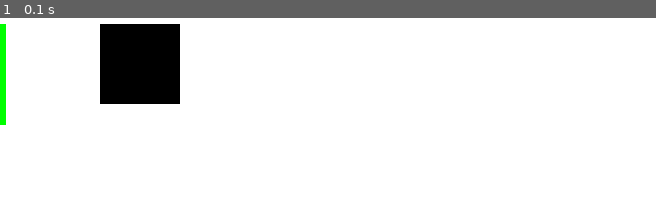
Above: before the commit, frame 1.
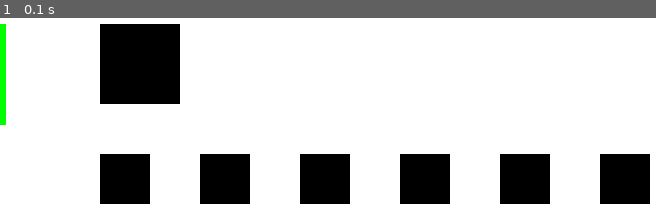
Above: after the commit, the same moment.

Repository: nattdev/overview-pygame
Game: pygame game, started from main.py
Two runs of this game, one before a commit and one after it. Both use one fixed random seed, a clock stepped at 60 frames per second and the inputs below.
Inputs:
- Up to frame 1 (0.1 s): no input

The runs differ from the first frame. In frame 1, 12% of the frame differs, in the area x 15-100%, y 70-97%.

Commit message:
Add rect shapes with loops

Diff:
--- a/main.py
+++ b/main.py
@@ -8,7 +8,6 @@
 GREEN = (0, 255, 0)
 WHITE = (255, 255, 255)
 BLACK = (0, 0, 0)
-
 
 # Creamos ventana
 screen = pygame.display.set_mode(SIZE_SCREEN);
@@ -21,11 +20,17 @@
 
     # Rellenar el color de fondo
     screen.fill(WHITE)
-    ## Zona de dibujo
+    ## Zona de dibujo --- ##
+    ## Dibujos con for
+
+    for i in range (100, 700, 100): # (inicio, fin, incremento)
+        pygame.draw.rect(screen, BLACK, (i, 230, 50, 50))
+
     pygame.draw.line(screen, GREEN, [0, 100], [0, 200], 10)
     # (Donde dibujar, color, [inicio], [final], grosor)
     pygame.draw.rect(screen, BLACK, (100, 100, 80, 80))
     # (x, y, w, h)
 
+    ## Fin de Zona de dibujo --- ##
     # Actualizar pantalla
     pygame.display.flip()
